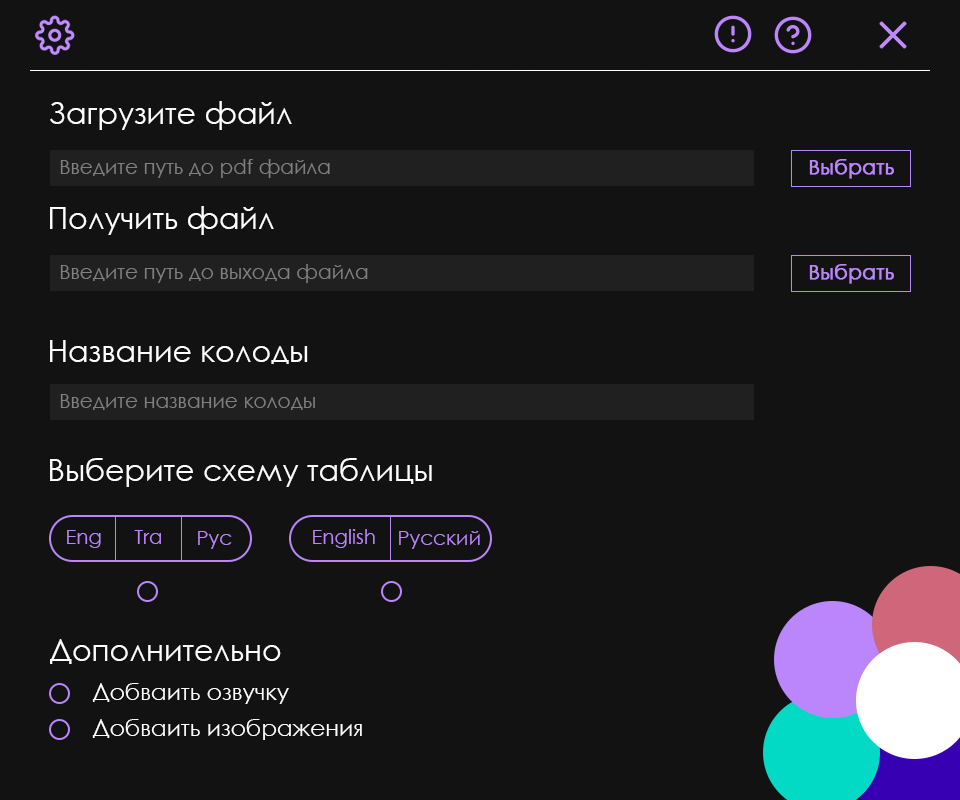
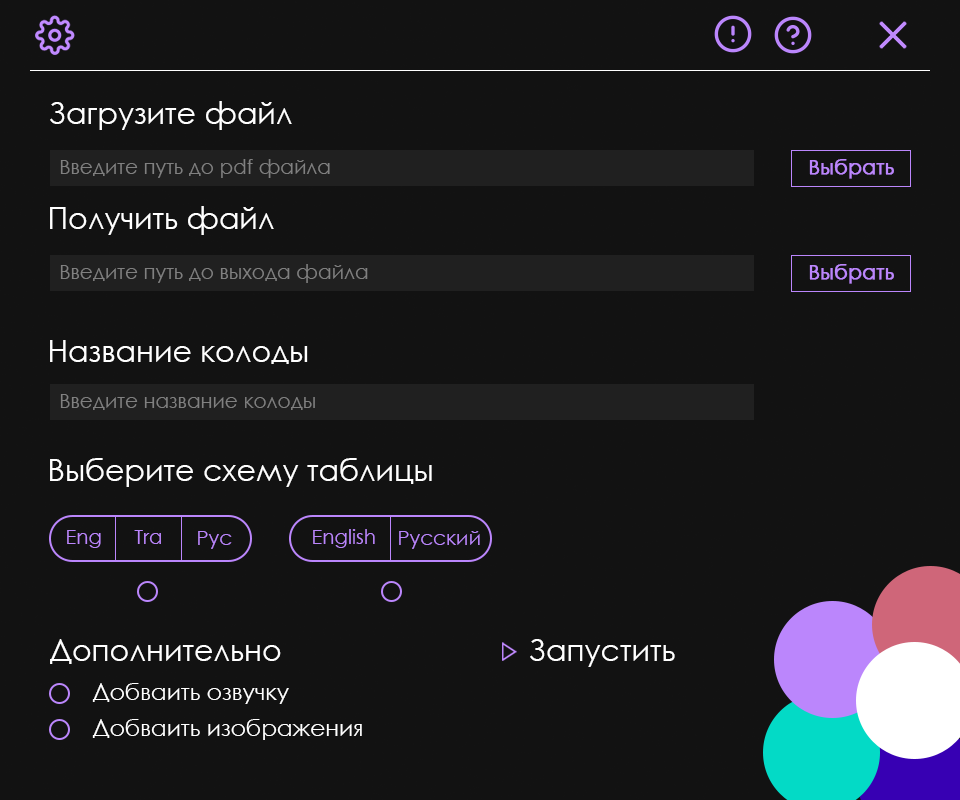
Revision of a layered (960, 800) image; what changed, layer by layer:
added layer "Слой 6" above "вотермарка" over [502, 642, 517, 661]
added layer "Запустить" above "Добваить озвучку" over [530, 639, 675, 667]
